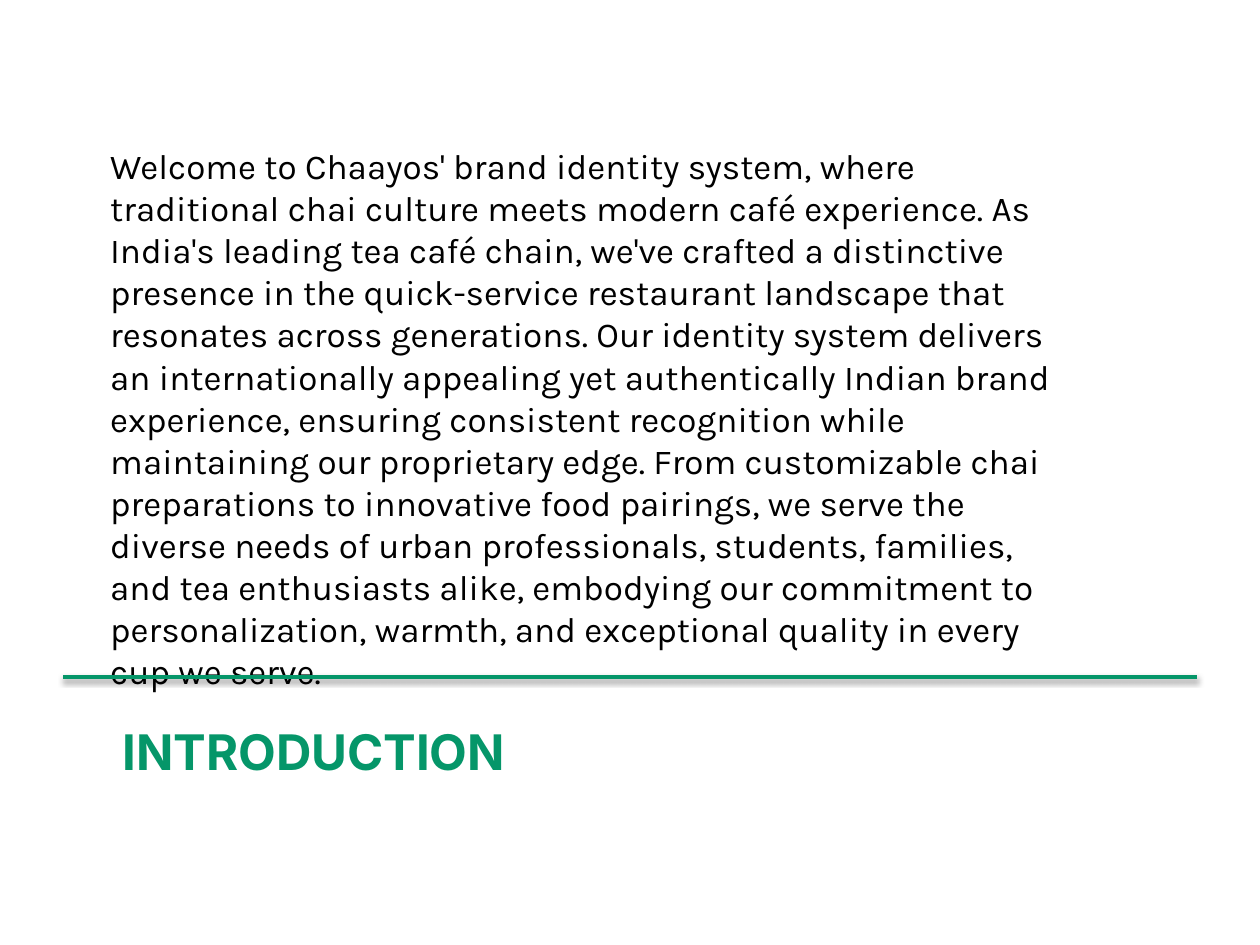
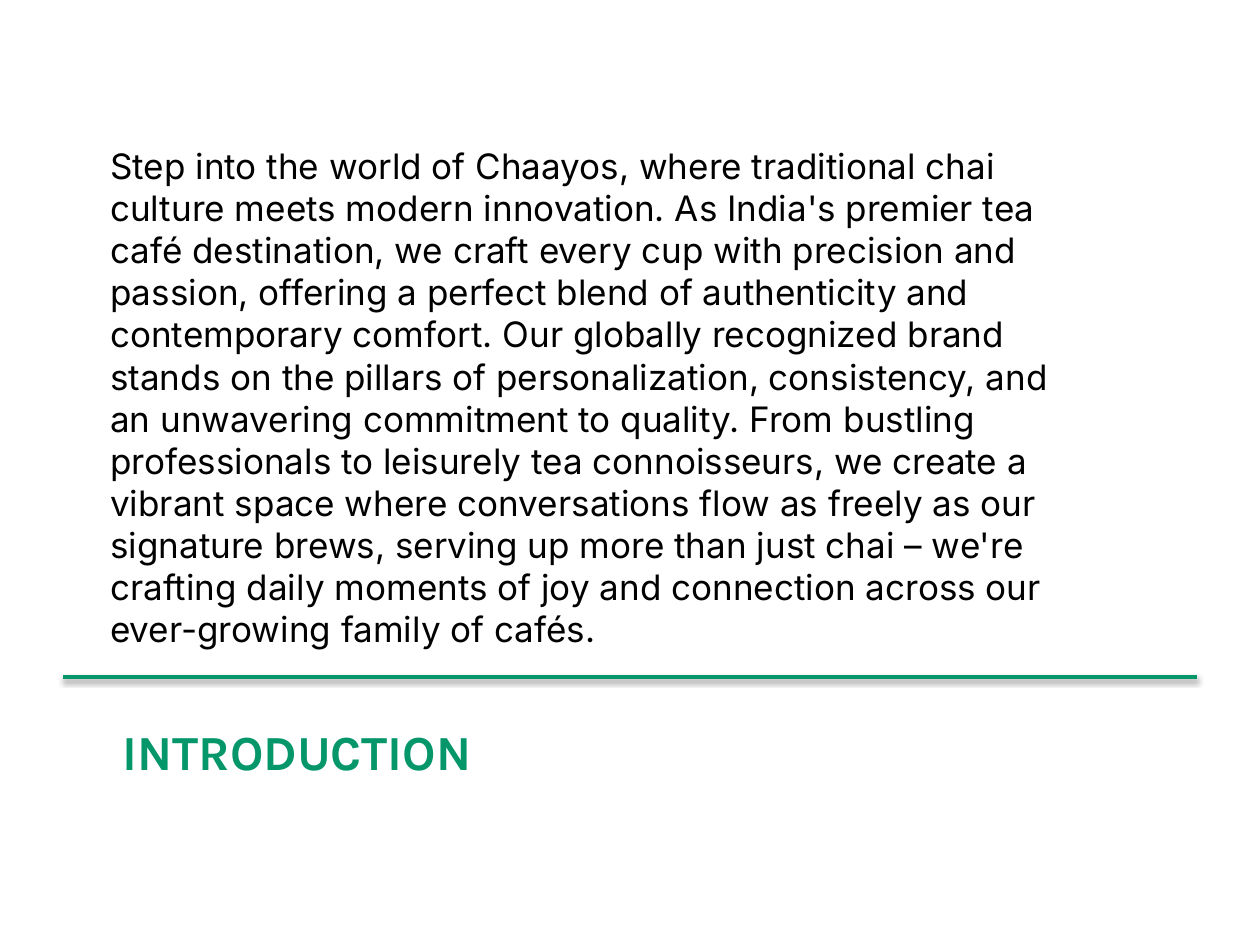
Before and after one commit to md-anas-sabah/brand_book_generator_crewai, a slide deck: slide 3 of output/chaayos/chaayos_enhanced_brand_book.pptx. Drawn at 1260x945 pixels with LibreOffice and Linux fonts; fonts in the diff are those of the drawing. Boxes give left, top, right and bottom in pixels: in the first picture for what was removed or moved away, otherwise in the second. Text is boxed around its words. In the diff, an @@ line names an element or a change of style, - is before the commit and + after.

```diff
--- a/output/chaayos/chaayos_enhanced_brand_book.pptx
+++ b/output/chaayos/chaayos_enhanced_brand_book.pptx
@@ text at bbox=[110, 152, 1048, 649]: text changed; font Karla to Inter @@
-Welcome to Chaayos' brand identity system, where traditional chai culture meets modern café experience. As India's leading tea café chain, we've crafted a distinctive presence in the quick-service restaurant landscape that resonates across generations. Our identity system delivers an internationally appealing yet authentically Indian brand experience, ensuring consistent recognition while maintaining our proprietary edge. From customizable chai preparations to innovative food pairings, we serve the diverse needs of urban professionals, students, families, and tea enthusiasts alike, embodying our commitment to personalization, warmth, and exceptional quality in every cup we serve.
+Step into the world of Chaayos, where traditional chai culture meets modern innovation. As India's premier tea café destination, we craft every cup with precision and passion, offering a perfect blend of authenticity and contemporary comfort. Our globally recognized brand stands on the pillars of personalization, consistency, and an unwavering commitment to quality. From bustling professionals to leisurely tea connoisseurs, we create a vibrant space where conversations flow as freely as our signature brews, serving up more than just chai – we're crafting daily moments of joy and connection across our ever-growing family of cafés.
@@ text "INTRODUCTION" at bbox=[123, 737, 472, 771]: font Inter to Karla @@
```
Also in this commit, not shown: 19 other slides changed, 1 slide added, 36 other files.
